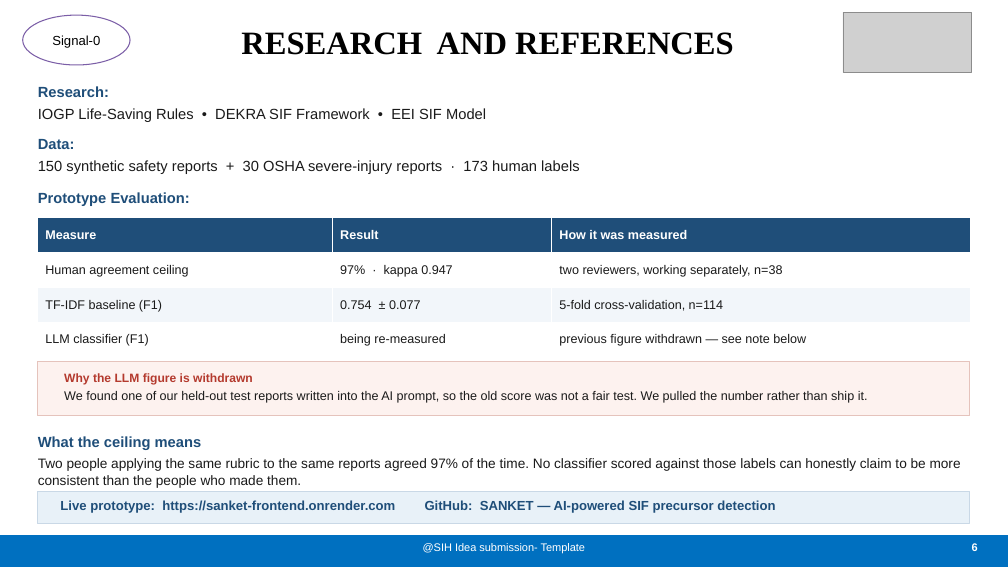
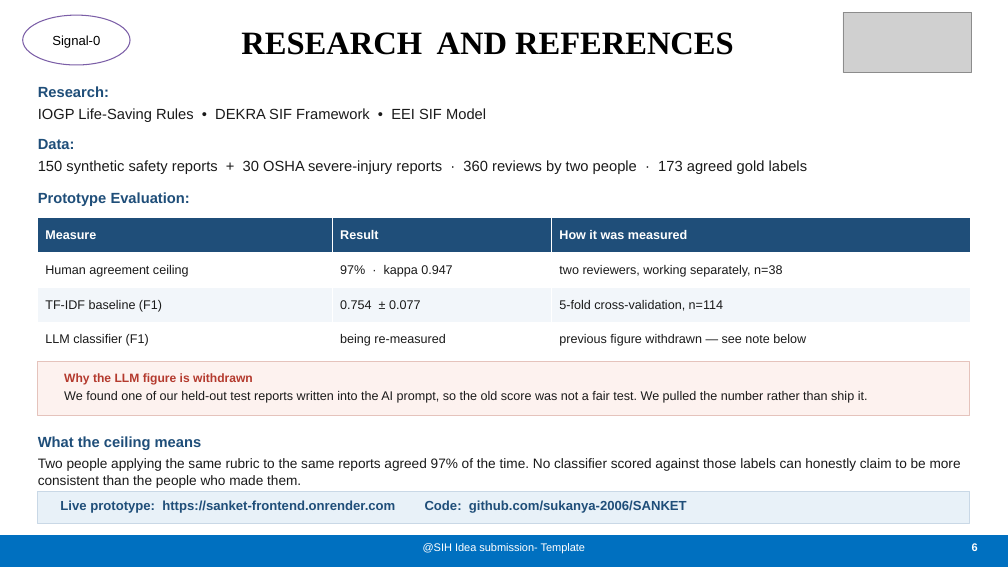
Before and after one commit to sukanya-2006/SANKET, a slide deck: slide 6 of docs/SANKET-SIH2026-Idea-Submission.pptx. Drawn at 1008x567 pixels with LibreOffice and Linux fonts; fonts in the diff are those of the drawing; grey boxes stand for pictures. Boxes give left, top, right and bottom in pixels: in the first picture for what was removed or moved away, otherwise in the second. Text is boxed around its words. In the diff, an @@ line names an element or a change of style, - is before the commit and + after.

```diff
--- a/docs/SANKET-SIH2026-Idea-Submission.pptx
+++ b/docs/SANKET-SIH2026-Idea-Submission.pptx
@@ text at [38, 160, 807, 174]: text changed @@
-150 synthetic safety reports + 30 OSHA severe-injury reports · 173 human labels
+150 synthetic safety reports + 30 OSHA severe-injury reports · 360 reviews by two people · 173 agreed gold labels
@@ text at [60, 500, 687, 513]: text changed @@
-Live prototype: https://sanket-frontend.onrender.com GitHub: SANKET — AI-powered SIF precursor detection
+Live prototype: https://sanket-frontend.onrender.com Code: github.com/sukanya-2006/SANKET
```
Also in this commit, not shown: 2 other files.
